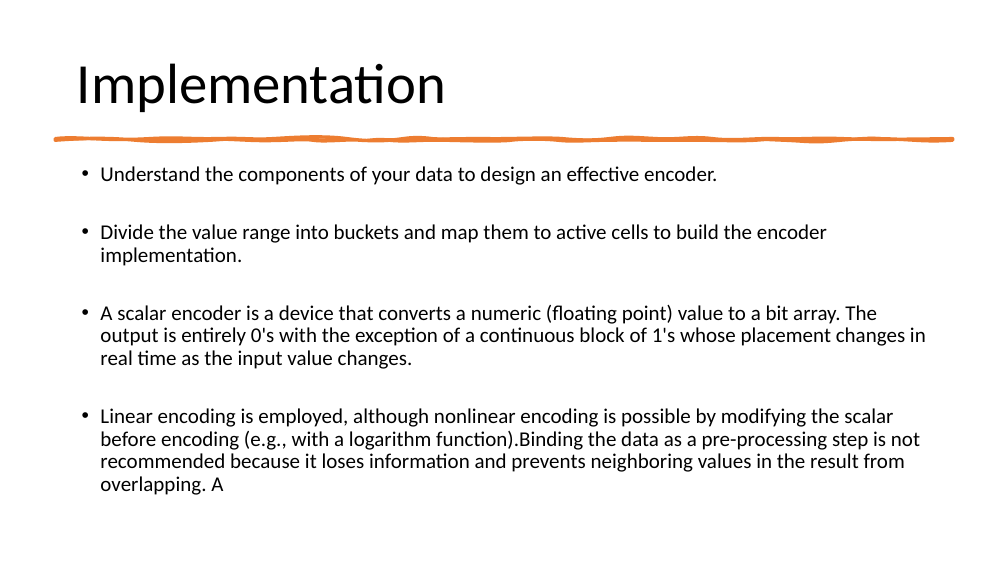
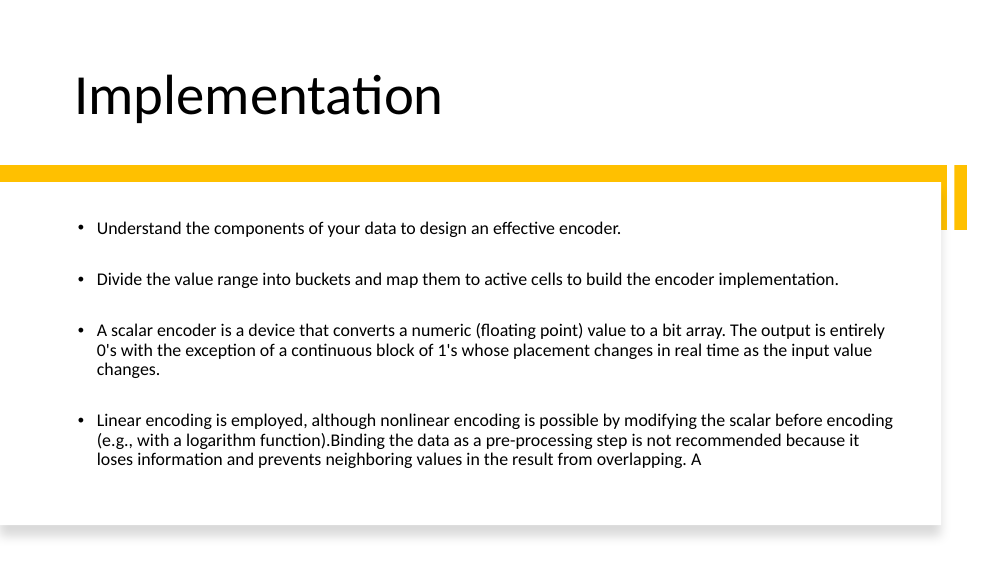
Before and after one commit to sahithkumar1999/neocortexapi, a slide deck: slide 9 of source/NeoCortexApi/Documents/Group Presentation[ScalarEncoder with Buckets].pptx. Drawn at 1008x567 pixels with LibreOffice and Linux fonts; fonts in the diff are those of the drawing. Boxes give left, top, right and bottom in pixels: in the first picture for what was removed or moved away, otherwise in the second. Text is boxed around its words. In the diff, an @@ line names an element or a change of style, - is before the commit and + after.

```diff
--- a/source/NeoCortexApi/Documents/Group Presentation[ScalarEncoder with Buckets].pptx
+++ b/source/NeoCortexApi/Documents/Group Presentation[ScalarEncoder with Buckets].pptx
@@ title "Implementation" at [74, 74, 443, 123]: vertical alignment middle to bottom @@
@@ freeform shape removed at [55, 138, 953, 140] @@
@@ rectangle added at [0, 166, 948, 230], fill #FFC000 @@
@@ rectangle added at [954, 166, 967, 230], fill #FFC000 @@
@@ rectangle added at [0, 182, 941, 526], fill #FFFFFF @@
@@ text "Understand the components of your ...": place and size @@
-text "Understand the components of your ..." at [100, 166, 926, 495]
+text "Understand the components of your ..." at [97, 221, 893, 468]
@@ text "Understand the components of your ..." at [97, 221, 893, 468]: size 20 to 17 pt; vertical alignment top to middle @@
```
Also in this commit, not shown: 7 other slides changed, 5 slides added, 1 slide removed.
